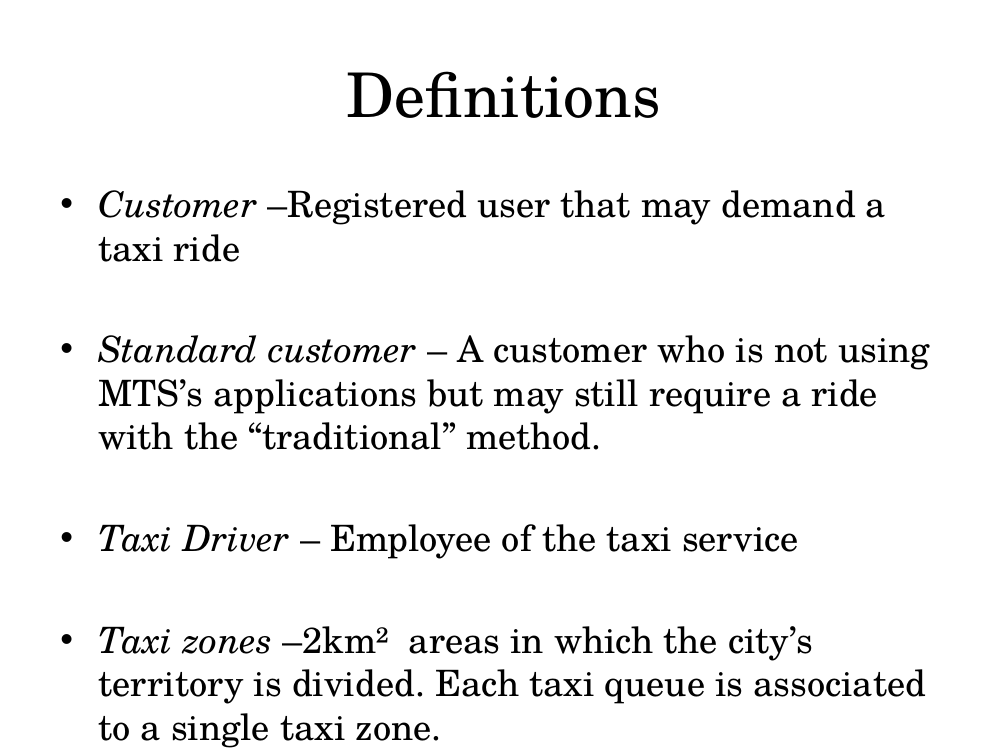
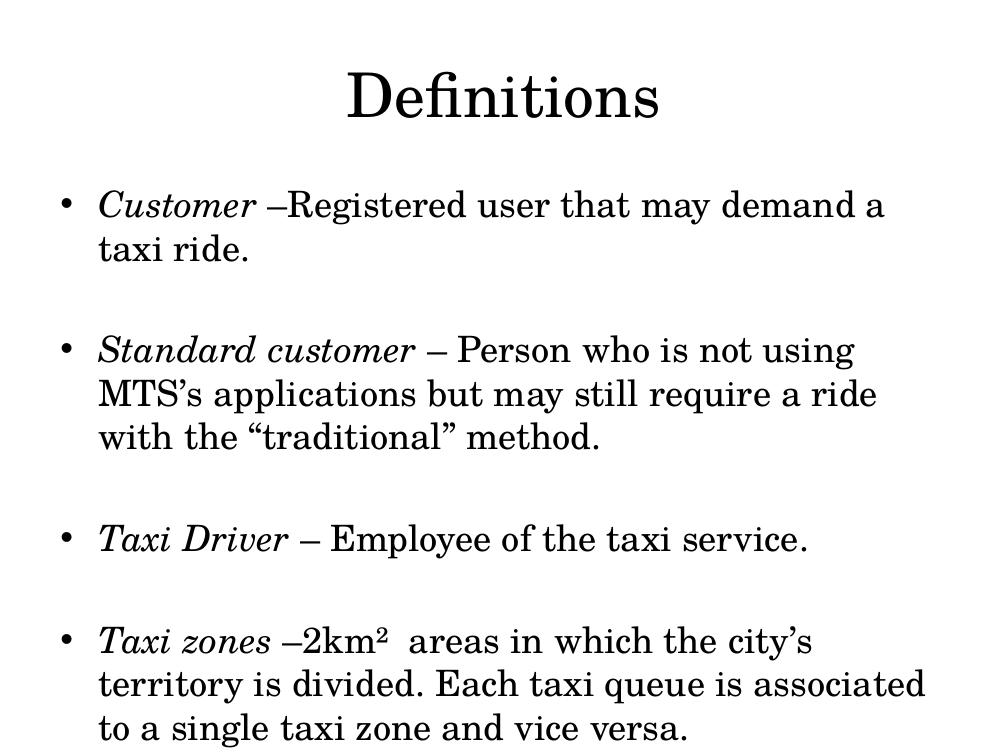
Before and after one commit to MarcoRomani/myTaxyService-SE2-PozziRomani, a slide deck: slide 2 of OtherStuff/Presentation/assumptions + definitions + overall description.pptx. Drawn at 1008x756 pixels with LibreOffice and Linux fonts; fonts in the diff are those of the drawing. Boxes give left, top, right and bottom in pixels: in the first picture for what was removed or moved away, otherwise in the second. Text is boxed around its words. In the diff, an @@ line names an element or a change of style, - is before the commit and + after.

Commit message:
minor fixes definitions

```diff
--- a/OtherStuff/Presentation/assumptions + definitions + overall description.pptx
+++ b/OtherStuff/Presentation/assumptions + definitions + overall description.pptx
@@ text at (98, 190, 927, 748): text changed @@
-• Customer –Registered user that may demand a taxi ride
-• Standard customer – A customer who is not using MTS’s applications but may still require a ride with the “traditional” method.
-• Taxi Driver – Employee of the taxi service
-• Taxi zones –2km² areas in which the city’s territory is divided. Each taxi queue is associated to a single taxi zone.
+• Customer –Registered user that may demand a taxi ride.
+• Standard customer – Person who is not using MTS’s applications but may still require a ride with the “traditional” method.
+• Taxi Driver – Employee of the taxi service.
+• Taxi zones –2km² areas in which the city’s territory is divided. Each taxi queue is associated to a single taxi zone and vice versa.
```
Also in this commit, not shown: 8 other slides changed.
